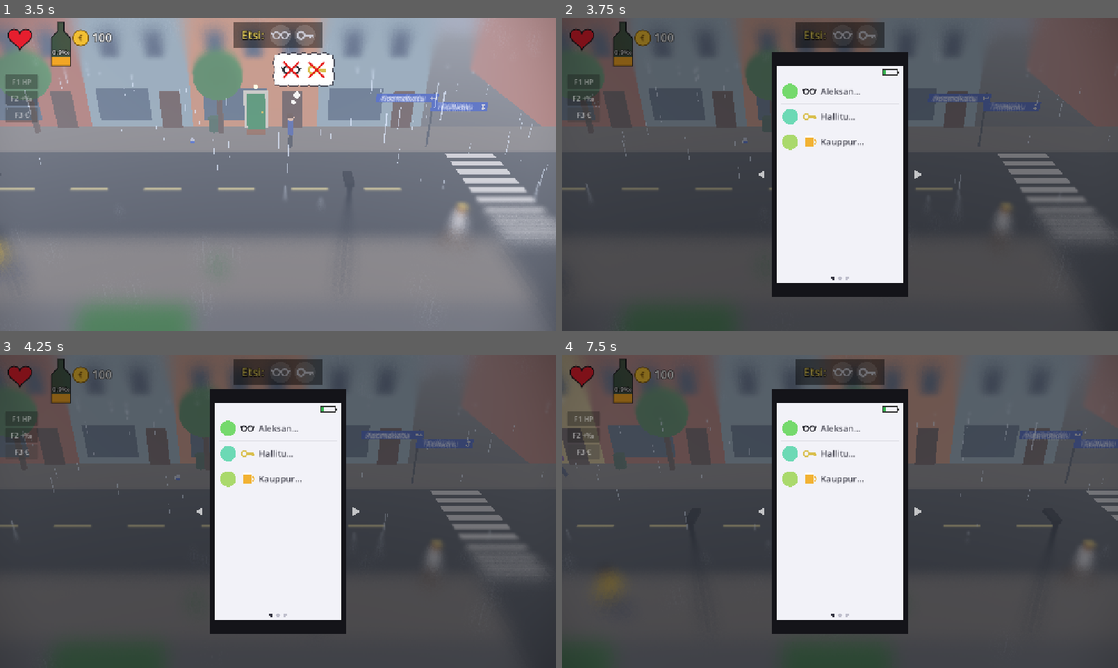
Above: before the commit, frames 1-4 (two rows, left to right).
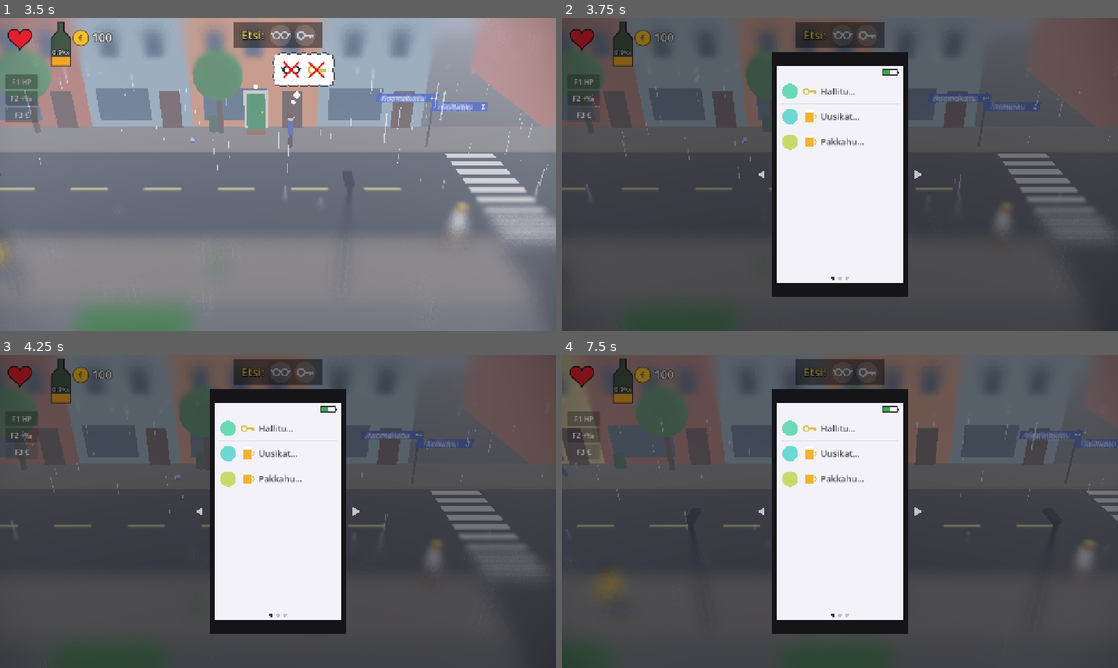
Above: after the commit, the same moments.

Repository: Ecculi/GoodMorningMoonshine
Game: Godot game, scene res://scenes/main.tscn
Two runs of this game, one before a commit and one after it. Both use one fixed random seed, a clock stepped at 60 frames per second and the inputs below.
Inputs:
- Up to frame 1 (3.5 s): click "F1 HP" at 0.5 s; click "F2 +‰" at 1.25 s; click "F3 €" at 2 s; tap Enter at 2.75 s; hold Right (move_right) from 2.78 s (still down); hold Space (action) from 2.78 s (still down)
- Up to frame 2 (3.75 s): release Right (move_right) at 3.53 s; release Space (action) at 3.53 s; hold Down (move_down) from 3.53 s (still down); tap P (phone) at 3.6 s
- Up to frame 3 (4.25 s): keep holding Down (move_down)
- Up to frame 4 (7.5 s): release Down (move_down) at 4.28 s; hold Right (move_right) 4.28-5.03 s; tap Z at 4.35 s; hold Up (move_up) 5.03-5.78 s; tap Enter at 5.1 s; tap Space (action) at 5.75, 6.6 s; hold Left (move_left) 5.78-7.28 s; tap Tab at 5.85 s; hold Down (move_down) from 7.28 s (still down); tap P (phone) at 7.35 s

Frame 1 is identical in both runs. In frame 2, 0.7% of the frame differs, in the area x 39-59%, y 16-43%; in frame 3, 0.7%; in frame 4, 0.7%.

Commit message:
Phone battery 50 % on the first day
Co-Authored-By: Claude Opus 5.5 <noreply@anthropic.com>
Claude-Session: https://claude.ai/code/session_014p1PebUFuQA4D9T8dUNWSx

Diff:
--- a/scripts/game_state.gd
+++ b/scripts/game_state.gd
@@ -458,7 +458,8 @@
 ## Each morning the phone has a little battery and maybe some hints about
 ## where things were yesterday (messages and a photo). Not every day.
 func _make_phone_hints() -> void:
-	battery = rng.randf_range(8.0, 25.0)
+	# First day: half a battery, enough to look at the map a bit.
+	battery = 50.0 if day == 1 else rng.randf_range(8.0, 25.0)
 	phone_msgs.clear()
 	phone_photo = {}
 	var candidates: Array = []
Not shown, changed: DESIGN.md
